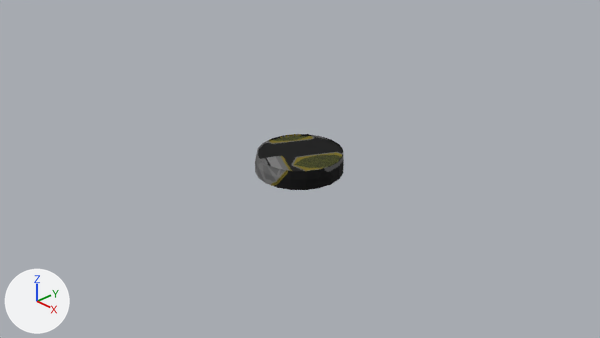
One commit to the Blender file Models/Radars/N036 Belka/Untitled.blend: the scene before it, then after it.
One viewpoint serves both versions: the file's camera 'Camera'. Lighting does not change. The marker at lower left points along +X, +Y and +Z. The older version comes first.
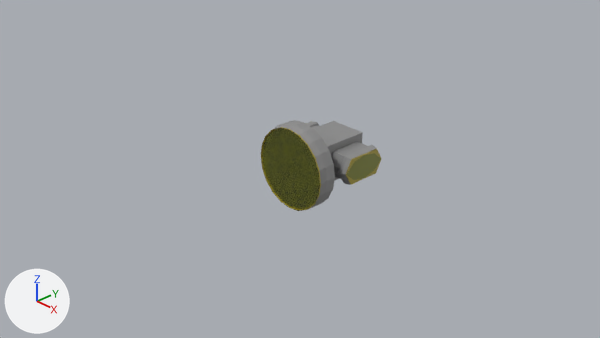
ob_n036 is not drawn itself; it is the parent of ob_cylinder.

Boxes (x1, y1, x2, y2) around the edits, measured in the pictures (600 x 338 px):
```json
{"object": "Cylinder", "change": "reshaped, turned", "before": [255, 134, 344, 190], "after": [261, 120, 381, 211]}
{"part": 1, "of": "me_cylinder", "change": "added", "after": [331, 142, 381, 185]}
{"part": 2, "of": "me_cylinder", "change": "added", "after": [306, 122, 319, 128], "on screen": "mostly hidden"}
{"part": 3, "of": "me_cylinder", "change": "added", "after": [313, 121, 363, 180]}
{"part": 4, "of": "me_cylinder", "change": "surface changed", "before": [255, 134, 344, 190], "after": [261, 120, 335, 211]}
{"part": 5, "of": "me_cylinder", "change": "recoloured", "before": [255, 154, 344, 190], "after": [274, 120, 335, 209], "on screen": "black to grey"}
{"part": 6, "of": "me_cylinder", "change": "recoloured", "before": [257, 134, 343, 172], "after": [261, 127, 321, 211]}
{"part": 7, "of": "me_cylinder", "change": "recoloured", "before": [258, 136, 342, 171], "after": [262, 128, 320, 209]}
```

Edits to the scene script, one JSON object a line:
```json
{"op": "add", "block": "mat_sideradar", "code": ["mat_sideradar = bpy.data.materials.new('sideradar')", "# nodes: Attribute, BsdfPrincipled, OutputMaterial, TexBrick", "# colours: black #000000, dark yellow #777c13"]}
{"op": "add", "block": "mat_body", "code": ["mat_body = bpy.data.materials.new('body')", "# nodes: AmbientOcclusion, BsdfPrincipled, Mix, OutputMaterial", "# colours: grey #8e8e8e"]}
{"op": "add", "block": "mat_ridge", "code": ["mat_ridge = bpy.data.materials.new('ridge')", "# nodes: AmbientOcclusion, BsdfPrincipled, Mix, OutputMaterial", "# colours: yellow #a49420"]}
{"op": "add", "block": "mat_mainradar", "code": ["mat_mainradar = bpy.data.materials.new('mainradar')", "# nodes: BsdfPrincipled, OutputMaterial, TexBrick", "# colours: black #000000, dark yellow #777c13"]}
{"block": "me_cylinder", "where": "# used by ob_cylinder; parent = ob_n036; location = (0.0, 0.0, 0.0)"}
{"block": "me_cylinder", "where": "# verts and faces of me_cylinder; kept vertices keep their numbers, new ones are numbered from 140"}
{"op": "remove", "block": "me_cylinder", "code": "me_cylinder.from_pydata(...)  # 140 vertices, 122 faces; spans x -0.6..0.6, y -0.6..0.601, z -0.075..0.186"}
{"op": "add", "block": "me_cylinder", "code": "me_cylinder.from_pydata(...)  # 284 vertices, 249 faces; spans x -0.643..0.643, y -0.6..0.601, z -0.964..0.186"}
{"block": "me_cylinder", "change": "me_cylinder part 1: a new loose piece of 68 vertices spanning x -0.643..-0.281, y -0.199..0.199, z -0.964..-0.214"}
{"block": "me_cylinder", "change": "me_cylinder part 2: a new loose piece of 68 vertices spanning x 0.281..0.643, y -0.199..0.199, z -0.964..-0.214"}
{"block": "me_cylinder", "change": "me_cylinder part 3"}
{"op": "add", "block": "me_cylinder", "code": "verts[140] = (-0.281, -0.281, -0.935)  # pixel (362, 132)"}
{"op": "add", "block": "me_cylinder", "code": "verts[141] = (-0.281, -0.281, -0.075)"}
{"op": "add", "block": "me_cylinder", "code": "verts[142] = (-0.281, 0.281, -0.935)"}
{"op": "add", "block": "me_cylinder", "code": "verts[143] = (-0.281, 0.281, -0.075)"}
{"op": "add", "block": "me_cylinder", "code": "for new, old in zip([*range(144, 148)], [*range(140, 144)]): verts[new] = verts[old] + (0.562, 0.0, 0.0)"}
{"op": "add", "block": "me_cylinder", "code": "faces += [(140, 141, 143, 142), (142, 143, 147, 146), (144, 146, 147, 145), (140, 144, 145, 141), (140, 142, 146, 144)]  # mat_body"}
{"block": "me_cylinder", "change": "me_cylinder part 4: 122 kept faces spanning x -0.6..0.6, y -0.6..0.601, z -0.075..0.186 get new texture (UV) coordinates"}
{"block": "me_cylinder", "change": "me_cylinder part 5: 41 faces spanning x -0.6..0.6, y -0.6..0.601, z -0.075..0.168 switch from mat_n036 to mat_body"}
{"block": "me_cylinder", "change": "me_cylinder part 6: 61 faces spanning x -0.586..0.586, y -0.571..0.601, z 0.168..0.186 switch from mat_n036 to mat_ridge"}
{"block": "me_cylinder", "change": "me_cylinder part 7: 1 face spanning x -0.57..0.57, y -0.555..0.585, z 0.168 switches from mat_n036 to mat_mainradar"}
{"op": "add", "block": "me_cylinder", "code": "me_cylinder.materials.append(mat_mainradar)"}
{"op": "add", "block": "me_cylinder", "code": "me_cylinder.materials.append(mat_sideradar)"}
{"op": "set", "path": "ob_n036.rotation_euler", "old": "(0.0, 0.0, 0.0)", "new": "(1.571, -3.142, 0.0)", "note": "degrees (0, 0, 0) -> degrees (90, -180, 0)"}
```
